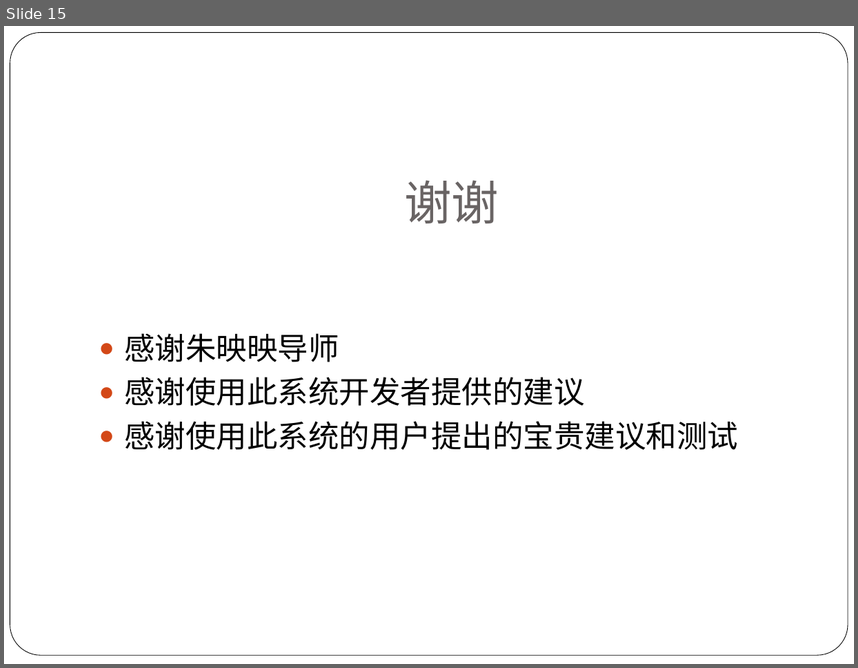
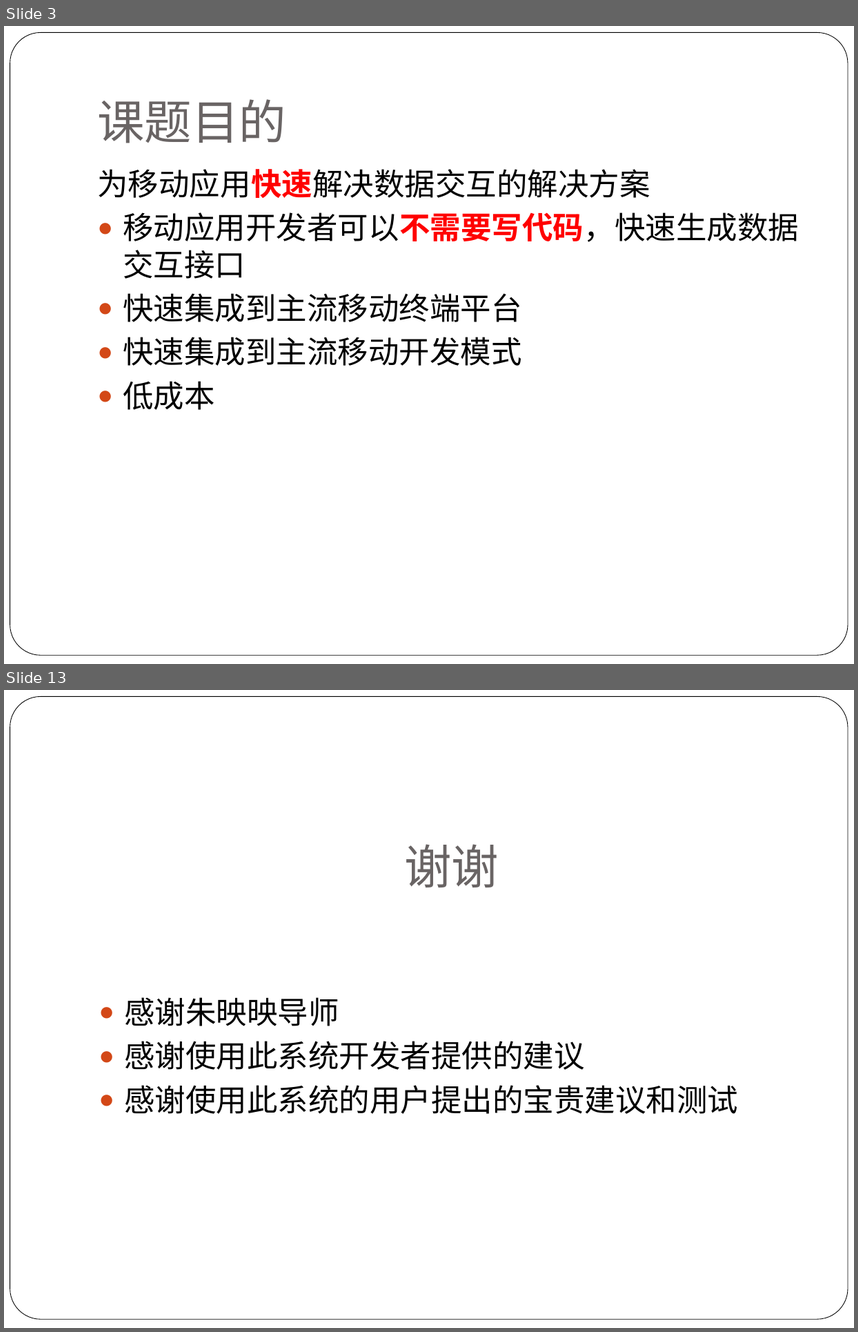
Before and after one commit to alucard263096/MyPaper, a slide deck: 论文PPT.pptx. Shown one above the other, each under a label of ours: slide 15 before the commit, slides 3 and 13 after it; the slides between them are not shown. The pictures are 858x668 and 858x1332 pixels, drawn with LibreOffice and Linux fonts; fonts in the diff are those of the drawing. Boxes give left, top, right and bottom in pixels: in the first picture for what was removed or moved away, otherwise in the second. Text is boxed around its words. In the diff, an @@ line names an element or a change of style, - is before the commit and + after.

```diff
--- a/论文PPT.pptx
+++ b/论文PPT.pptx
@@ slide 3 added at <box>4,26,854,664</box>, background #FFFFFF; not listed: 1 template element that a slide beside it also shows @@
@@ title added at <box>97,99,286,143</box>, 40 pt, text #696464 @@
+课题目的
@@ text added at <box>97,169,799,410</box>, 26 pt, text #000000 @@
+为移动应用快速解决数据交互的解决方案
+● 移动应用开发者可以不需要写代码，快速生成数据交互接口
+● 快速集成到主流移动终端平台
+● 快速集成到主流移动开发模式
+● 低成本
@@ what was slide 15 is now slide 13 @@
```
Also in this commit, not shown: 5 slides changed, 6 other slides added, 9 slides removed.
